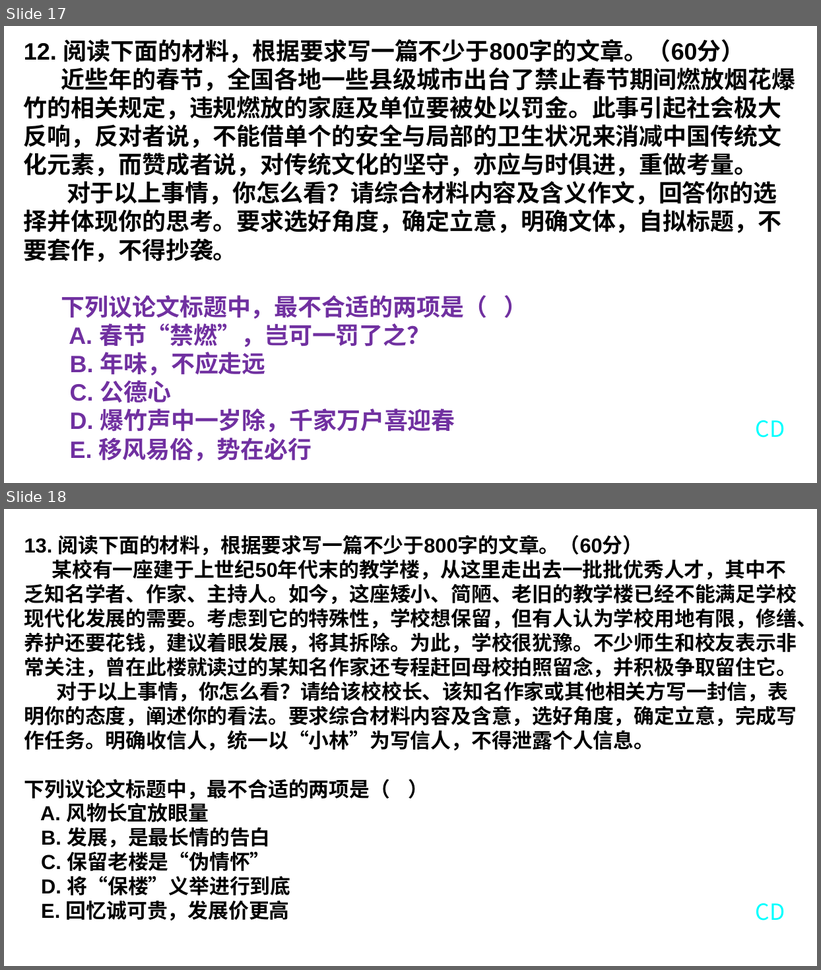
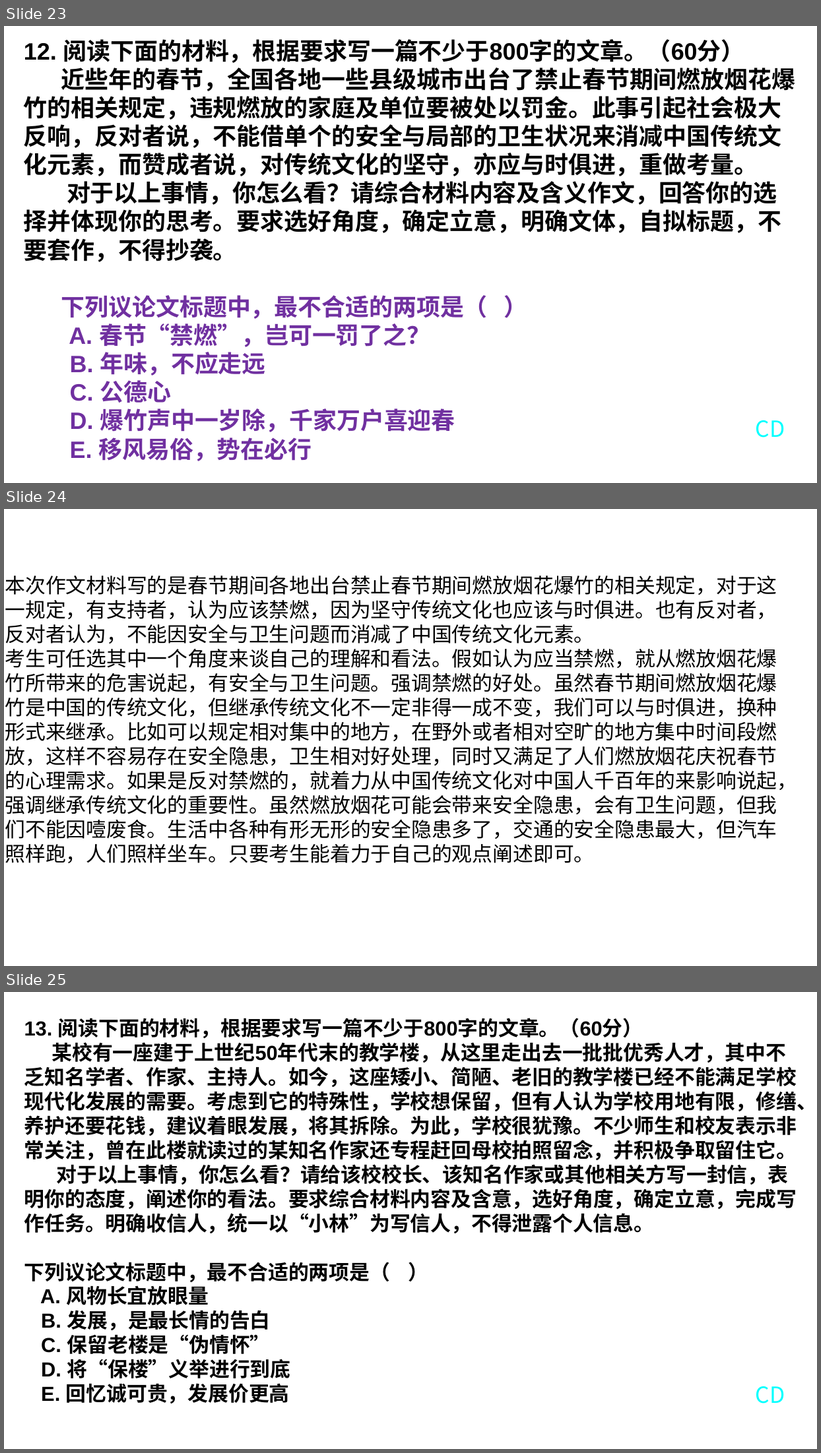
Before and after one commit to saddestboy/yuwen2, a slide deck: 湘语文任务驱动型时评作文拟题立意训练（选择题 ）.pptx. Shown one above the other, each under a label of ours: slides 17 and 18 before the commit, slides 23, 24 and 25 after it. The pictures are 821x970 and 821x1453 pixels, drawn with LibreOffice and Linux fonts; fonts in the diff are those of the drawing; background and template pictures are left out. Boxes give left, top, right and bottom in pixels: in the first picture for what was removed or moved away, otherwise in the second. Text is boxed around its words. In the diff, an @@ line names an element or a change of style, - is before the commit and + after.

```diff
--- a/湘语文任务驱动型时评作文拟题立意训练（选择题 ）.pptx
+++ b/湘语文任务驱动型时评作文拟题立意训练（选择题 ）.pptx
@@ slide 24 added at box(4, 509, 817, 966), background picture (left out) @@
@@ text added at box(5, 576, 797, 863), 24 pt, text #000000 @@
+本次作文材料写的是春节期间各地出台禁止春节期间燃放烟花爆竹的相关规定，对于这一规定，有支持者，认为应该禁燃，因为坚守传统文化也应该与时俱进。也有反对者，反对者认为，不能因安全与卫生问题而消减了中国传统文化元素。
+考生可任选其中一个角度来谈自己的理解和看法。假如认为应当禁燃，就从燃放烟花爆竹所带来的危害说起，有安全与卫生问题。强调禁燃的好处。虽然春节期间燃放烟花爆竹是中国的传统文化，但继承传统文化不一定非得一成不变，我们可以与时俱进，换种形式来继承。比如可以规定相对集中的地方，在野外或者相对空旷的地方集中时间段燃放，这样不容易存在安全隐患，卫生相对好处理，同时又满足了人们燃放烟花庆祝春节的心理需求。如果是反对禁燃的，就着力从中国传统文化对中国人千百年的来影响说起，强调继承传统文化的重要性。虽然燃放烟花可能会带来安全隐患，会有卫生问题，但我们不能因噎废食。生活中各种有形无形的安全隐患多了，交通的安全隐患最大，但汽车照样跑，人们照样坐车。只要考生能着力于自己的观点阐述即可。
@@ what was slide 17 is now slide 23 @@
@@ what was slide 18 is now slide 25 @@
```
Also in this commit, not shown: 9 other slides added, 1 other file.
